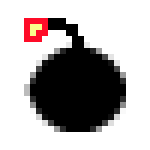
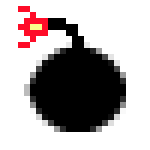
Comparing the layer stacks of the two 150 × 150 images. Changes:
painted on "Shape 1" over <box>18,6,42,48</box>
